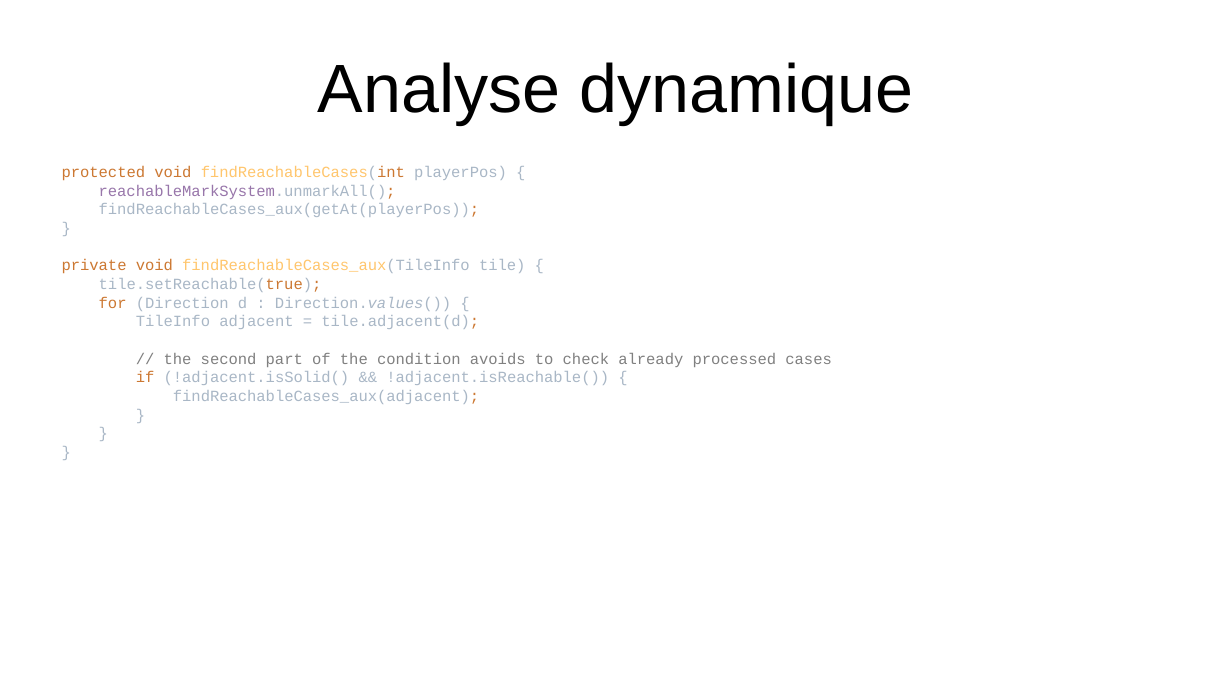
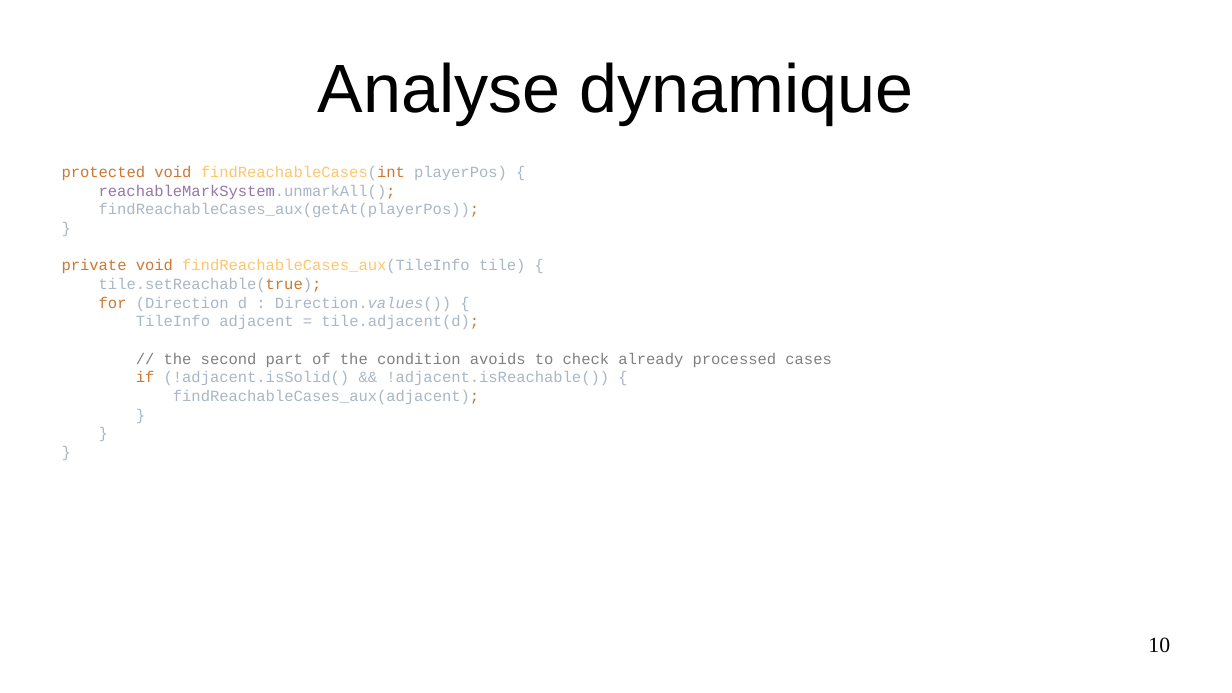
Before and after one commit to PoulpoGaz/sokoshell, a slide deck: slide 10 of documents/presentation.odp (slide 11 before the commit). Drawn at 1232x693 pixels with LibreOffice and Linux fonts; fonts in the diff are those of the drawing. Boxes give left, top, right and bottom in pixels: in the first picture for what was removed or moved away, otherwise in the second. Text is boxed around its words. In the diff, an @@ line names an element or a change of style, - is before the commit and + after.

```diff
--- a/documents/presentation.odp
+++ b/documents/presentation.odp
@@ page number added at (1148, 637, 1170, 653), 14 pt, text #000000 @@
+10
```
Also in this commit, not shown: 10 other slides changed, 1 slide removed.
